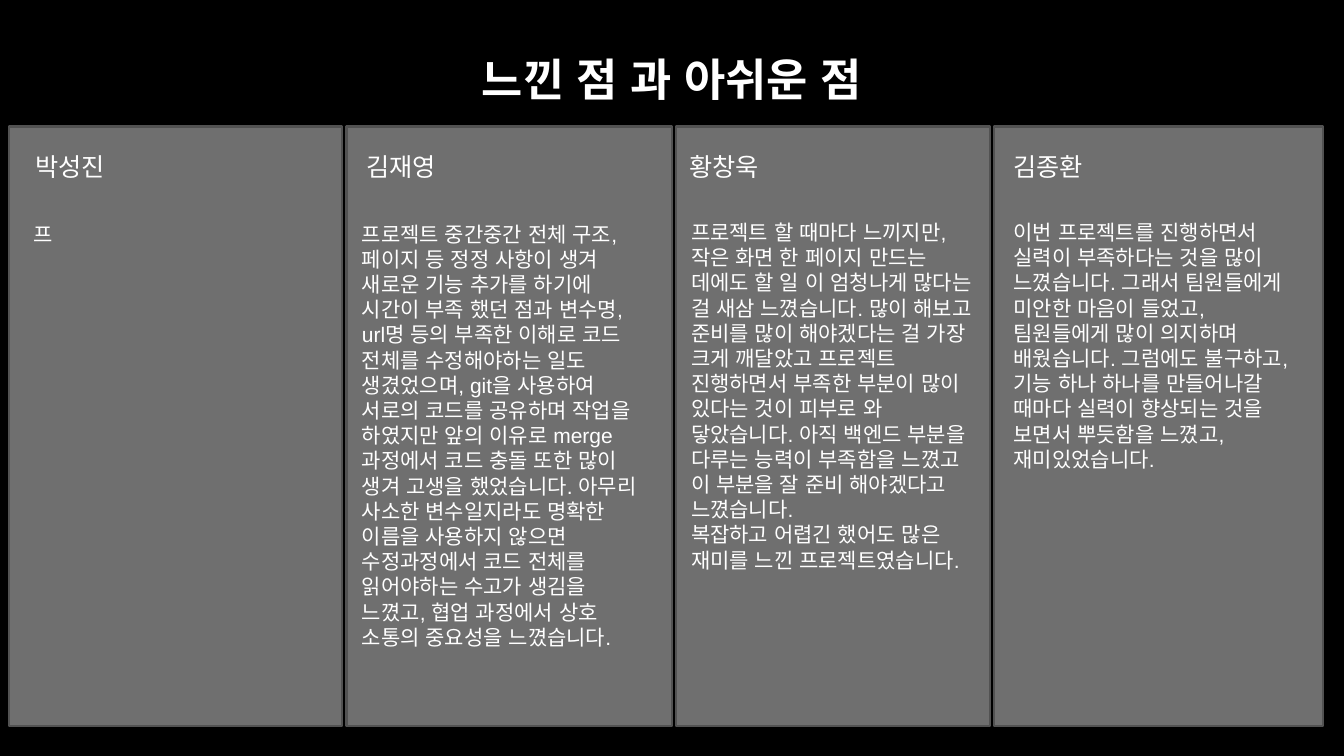
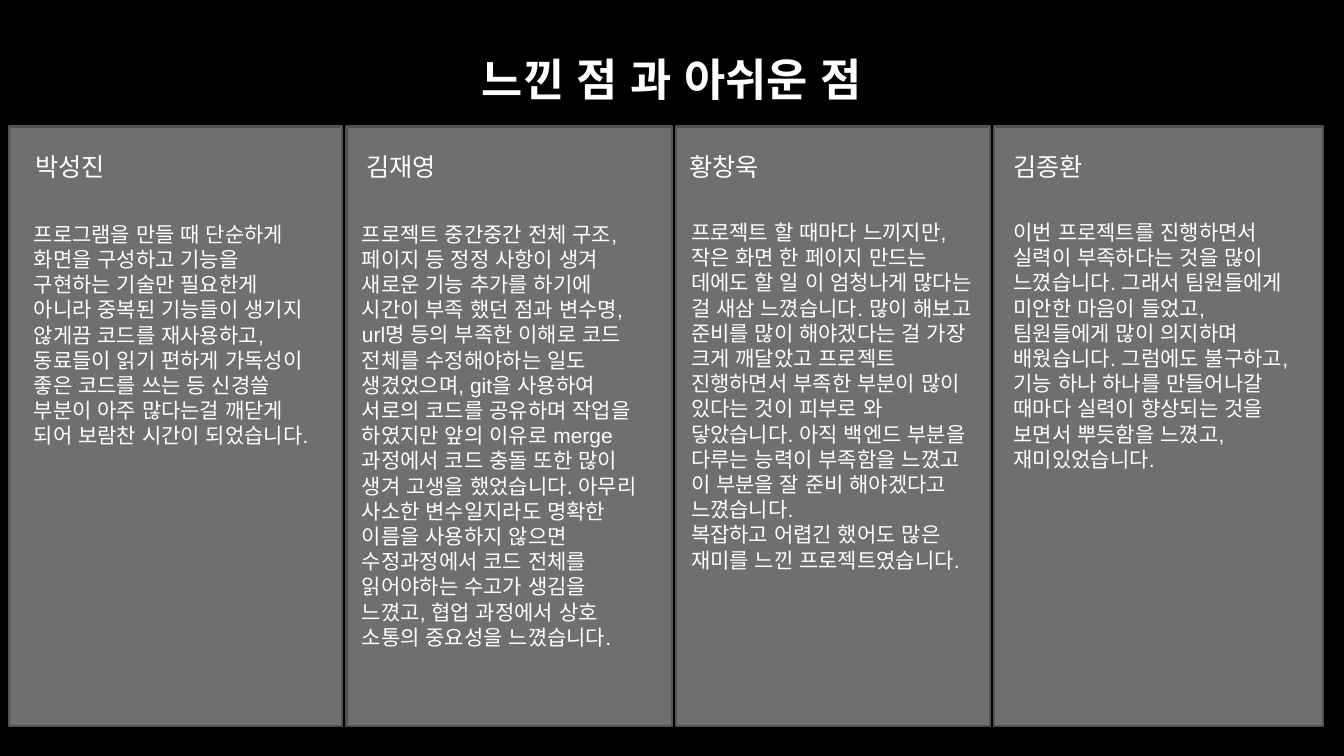
Before and after one commit to KORIT-Phkk/KORIT-portfolio-lunch-select, a slide deck: slide 13 of JmcProject.pptx. Drawn at 1344x756 pixels with LibreOffice and Linux fonts; fonts in the diff are those of the drawing; background and template pictures are left out. Boxes give left, top, right and bottom in pixels: in the first picture for what was removed or moved away, otherwise in the second. Text is boxed around its words. In the diff, an @@ line names an element or a change of style, - is before the commit and + after.

```diff
--- a/JmcProject.pptx
+++ b/JmcProject.pptx
@@ text at bbox=[34, 224, 309, 445]: text changed @@
-프
+프로그램을 만들 때 단순하게 화면을 구성하고 기능을 구현하는 기술만 필요한게 아니라 중복된 기능들이 생기지 않게끔 코드를 재사용하고, 동료들이 읽기 편하게 가독성이 좋은 코드를 쓰는 등 신경쓸 부분이 아주 많다는걸 깨닫게 되어 보람찬 시간이 되었습니다.
```
Also in this commit, not shown: 5 other slides changed.
